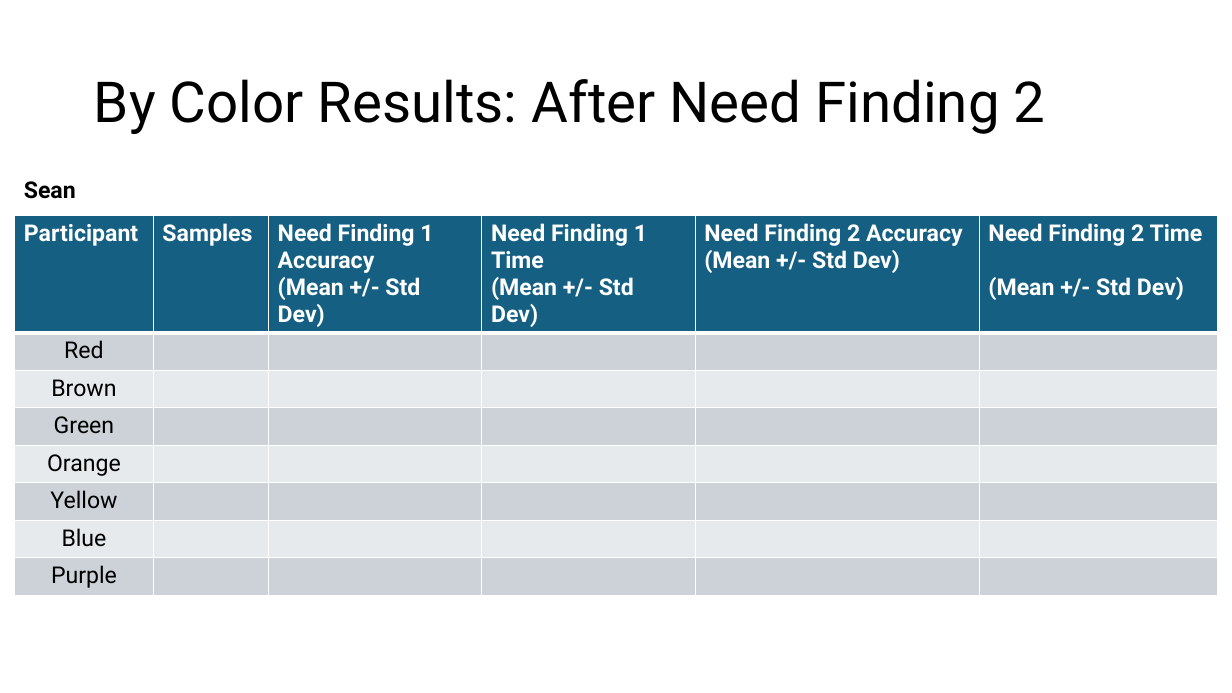
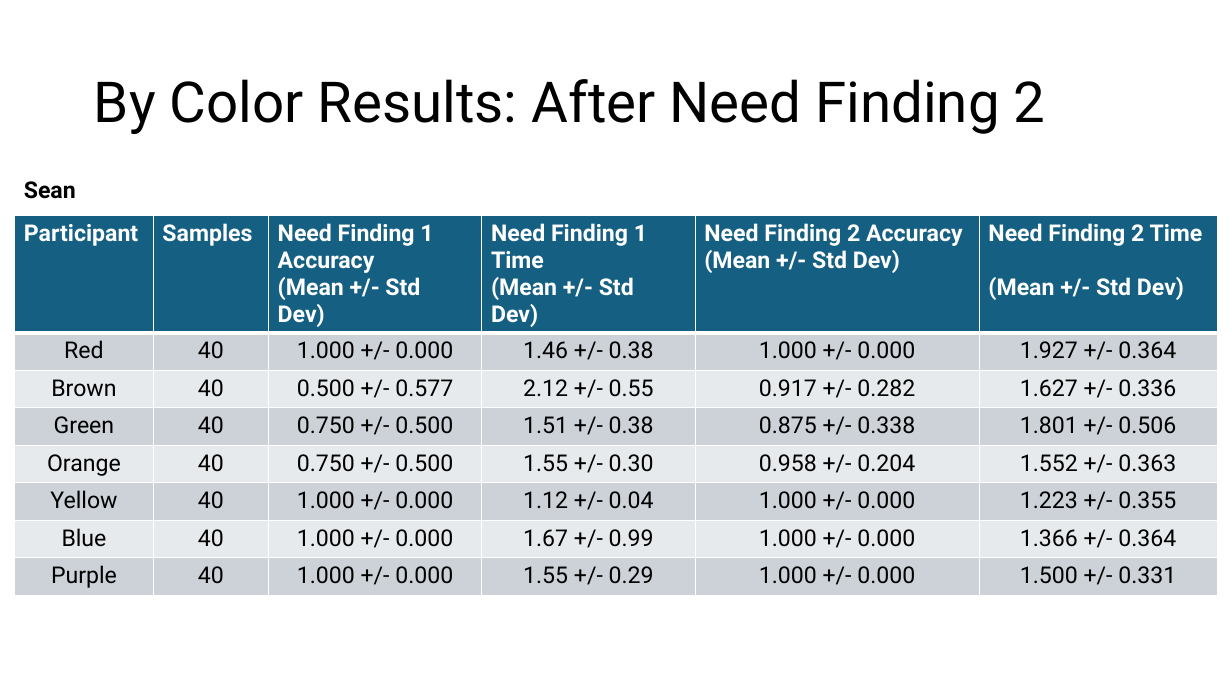
Before and after one commit to TonePoems/CS6900_Project_3, a slide deck: slide 10 of Project3_Presentation_Anthony_and_Melisha.pptx. Drawn at 1232x693 pixels with LibreOffice and Linux fonts; fonts in the diff are those of the drawing. Boxes give left, top, right and bottom in pixels: in the first picture for what was removed or moved away, otherwise in the second. Text is boxed around its words. In the diff, an @@ line names an element or a change of style, - is before the commit and + after.

Commit message:
need finding 2 results checkpoint

```diff
--- a/Project3_Presentation_Anthony_and_Melisha.pptx
+++ b/Project3_Presentation_Anthony_and_Melisha.pptx
@@ table at bbox=[15, 215, 1218, 592] @@
-row 2: Red |  |  |  |  | 
+row 2: Red | 40 | 1.000 +/- 0.000 | 1.46 +/- 0.38 | 1.000 +/- 0.000 | 1.927 +/- 0.364
-row 3: Brown |  |  |  |  | 
+row 3: Brown | 40 | 0.500 +/- 0.577 | 2.12 +/- 0.55 | 0.917 +/- 0.282 | 1.627 +/- 0.336
-row 4: Green |  |  |  |  | 
+row 4: Green | 40 | 0.750 +/- 0.500 | 1.51 +/- 0.38 | 0.875 +/- 0.338 | 1.801 +/- 0.506
-row 5: Orange |  |  |  |  | 
+row 5: Orange | 40 | 0.750 +/- 0.500 | 1.55 +/- 0.30 | 0.958 +/- 0.204 | 1.552 +/- 0.363
-row 6: Yellow |  |  |  |  | 
+row 6: Yellow | 40 | 1.000 +/- 0.000 | 1.12 +/- 0.04 | 1.000 +/- 0.000 | 1.223 +/- 0.355
-row 7: Blue |  |  |  |  | 
+row 7: Blue | 40 | 1.000 +/- 0.000 | 1.67 +/- 0.99 | 1.000 +/- 0.000 | 1.366 +/- 0.364
-row 8: Purple |  |  |  |  | 
+row 8: Purple | 40 | 1.000 +/- 0.000 | 1.55 +/- 0.29 | 1.000 +/- 0.000 | 1.500 +/- 0.331
```
Also in this commit, not shown: 1 other slide changed, 1 other file.
